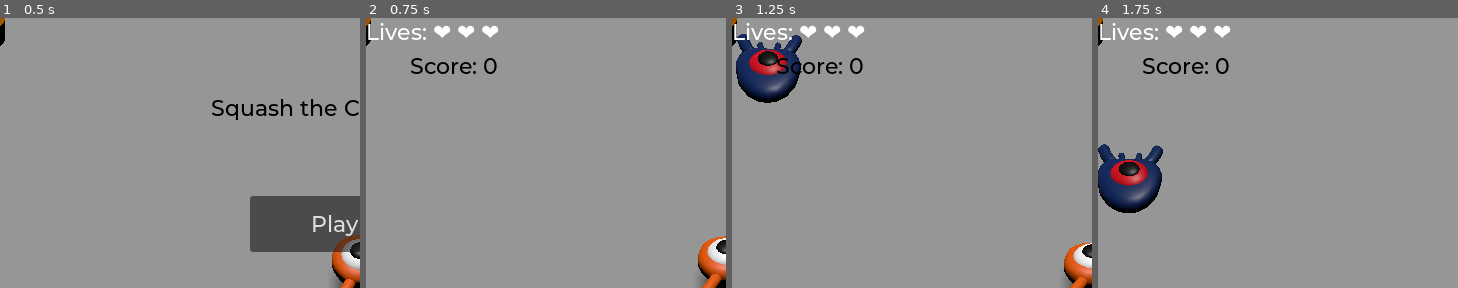
Above: before the commit, frames 1-4 (left to right).
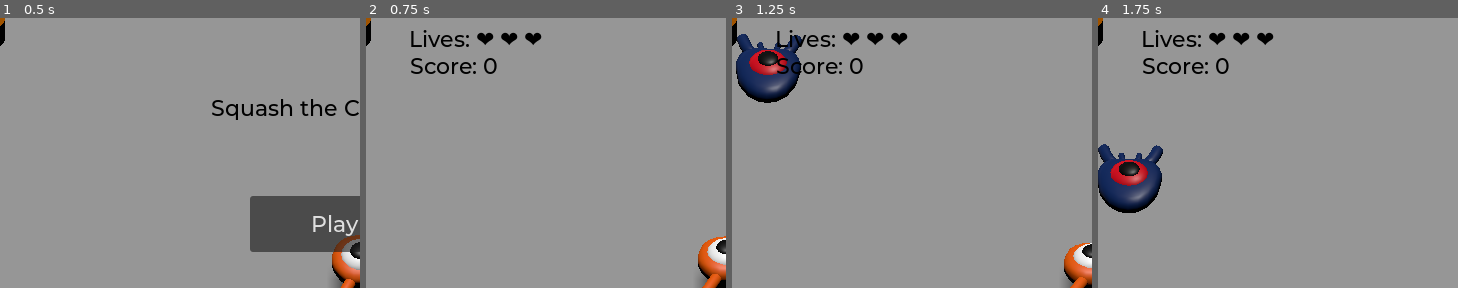
Above: after the commit, the same moments.

Repository: Ilesandres/godot-3d_squash_the_creeps_starter
Game: Godot game, scene res://main.tscn
The game is run twice, just before and just after one commit, with the same random seed, the same clock (stepped at 60 frames per second) and the same inputs.
Inputs:
- Up to frame 1 (0.5 s): no input
- Up to frame 2 (0.75 s): click "Play" at 0.5 s
- Up to frame 3 (1.25 s): no input
- Up to frame 4 (1.75 s): hold Right (move_right) from 1.28 s (still down); tap Space (jump) at 1.52 s
The pictures show only the part of the screen within x 0-50%, y 0-50%; the shares and areas given below are measured in that part.

Frame 1 is identical in both runs. In frame 2, 1.4% of the frame differs, in the area x 0-49%, y 1-11%; in frame 3, 1.4%; in frame 4, 1.4%.

Commit message:
button to main

Diff:
--- a/main.gd
+++ b/main.gd
@@ -102,3 +102,7 @@
 
 func _unhandled_input(event):
 	pass
+
+
+func _on_main_button_pressed():
+	start_game_setup()
--- a/main.tscn
+++ b/main.tscn
@@ -81,7 +81,7 @@
 curve = SubResource("Curve3D_0xm2m")
 
 [node name="SpawnLocation" type="PathFollow3D" parent="SpawnPath"]
-transform = Transform3D(-0.9998915, 0, 0.0145972585, 0, 1, 0, -0.0145972585, 0, -0.9998915, -12.837369, 0, -12.316885)
+transform = Transform3D(-0.99989146, 0, 0.014597258, 0, 1, 0, -0.014597258, 0, -0.99989146, -12.837369, 0, -12.316885)
 
 [node name="MobTimer" type="Timer" parent="."]
 wait_time = 0.5
@@ -175,13 +175,26 @@
 offset_bottom = 373.0
 text = "Retry"
 
+[node name="MainButton" type="Button" parent="UI_Manager/GameOverScreen"]
+layout_mode = 0
+offset_left = 274.0
+offset_top = 377.0
+offset_right = 475.0
+offset_bottom = 418.0
+text = "Main"
+
 [node name="LivesLabel" type="Label" parent="UI_Manager"]
 layout_mode = 0
-offset_right = 40.0
-offset_bottom = 28.0
+offset_left = 43.0
+offset_top = 7.0
+offset_right = 138.0
+offset_bottom = 35.0
+theme_override_colors/font_color = Color(0, 0, 0, 1)
+text = "Lives"
 script = ExtResource("6_7mycd")
 
 [connection signal="timeout" from="MobTimer" to="." method="_on_timer_timeout"]
 [connection signal="timeout" from="MobTimer" to="." method="_on_mob_timer_timeout"]
 [connection signal="pressed" from="UI_Manager/StartMenu/PlayButton" to="." method="_on_play_button_pressed"]
 [connection signal="pressed" from="UI_Manager/GameOverScreen/RetryButton" to="." method="_on_retry_button_pressed"]
+[connection signal="pressed" from="UI_Manager/GameOverScreen/MainButton" to="." method="_on_main_button_pressed"]
